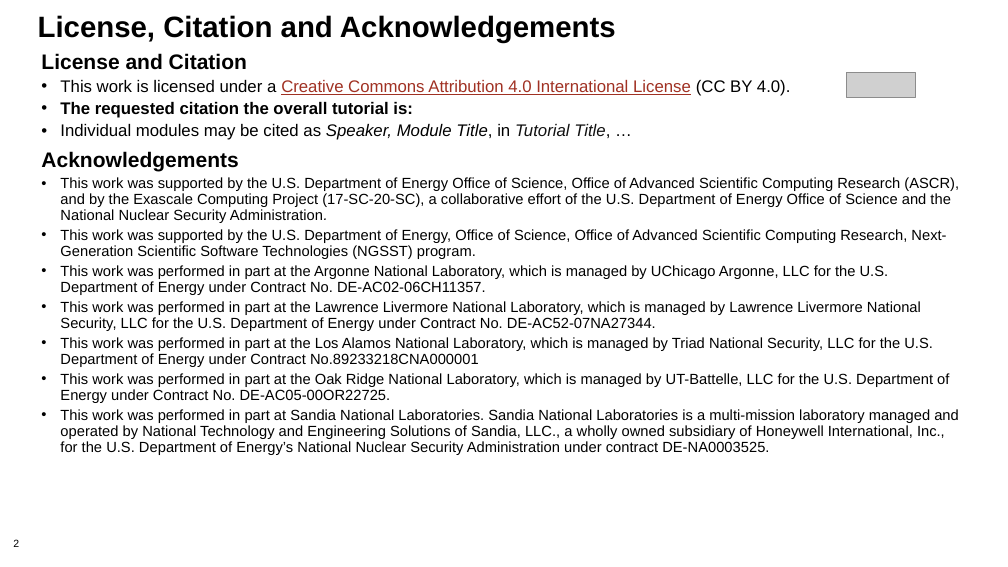
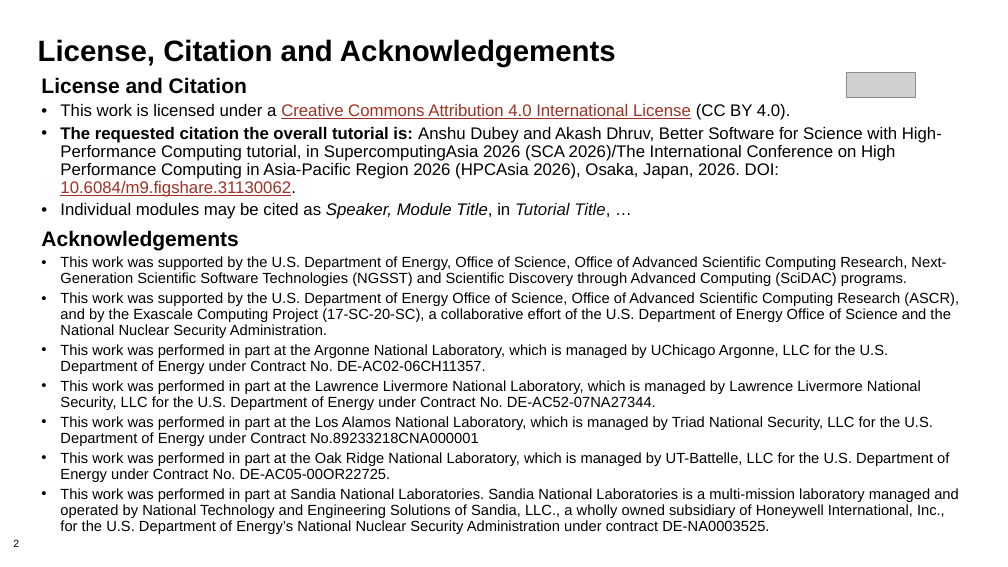
Before and after one commit to bssw-tutorial/presentations, a slide deck: slide 2 of design.pptx. Drawn at 1008x567 pixels with LibreOffice and Linux fonts; fonts in the diff are those of the drawing; grey boxes stand for pictures. Boxes give left, top, right and bottom in pixels: in the first picture for what was removed or moved away, otherwise in the second. Text is boxed around its words. In the diff, an @@ line names an element or a change of style, - is before the commit and + after.

Commit message:
License, title page, and other updates

```diff
--- a/design.pptx
+++ b/design.pptx
@@ title "License, Citation and Acknowledgements": place and size @@
-title "License, Citation and Acknowledgements" at <box>38,15,616,43</box>
+title "License, Citation and Acknowledgements" at <box>38,39,616,67</box>
@@ text "License and Citation": place and size @@
-text "License and Citation" at <box>41,53,959,455</box>
+text "License and Citation" at <box>41,77,959,534</box>
@@ text at <box>60,127,942,197</box>: text changed; bold off @@
-• The requested citation the overall tutorial is:
+• The requested citation the overall tutorial is: Anshu Dubey and Akash Dhruv, Better Software for Science with High-Performance Computing tutorial, in SupercomputingAsia 2026 (SCA 2026)/The International Conference on High Performance Computing in Asia-Pacific Region 2026 (HPCAsia 2026), Osaka, Japan, 2026. DOI: 10.6084/m9.figshare.31130062.
@@ text at <box>60,229,946,259</box>: paragraph removed @@
-• This work was supported by the U.S. Department of Energy, Office of Science, Office of Advanced Scientific Computing Research, Next-Generation Scientific Software Technologies (NGSST) program.
@@ text at <box>60,256,946,286</box>: paragraph added @@
+• This work was supported by the U.S. Department of Energy, Office of Science, Office of Advanced Scientific Computing Research, Next-Generation Scientific Software Technologies (NGSST) and Scientific Discovery through Advanced Computing (SciDAC) programs.
```
Also in this commit, not shown: 2 other slides changed, 6 other files.
